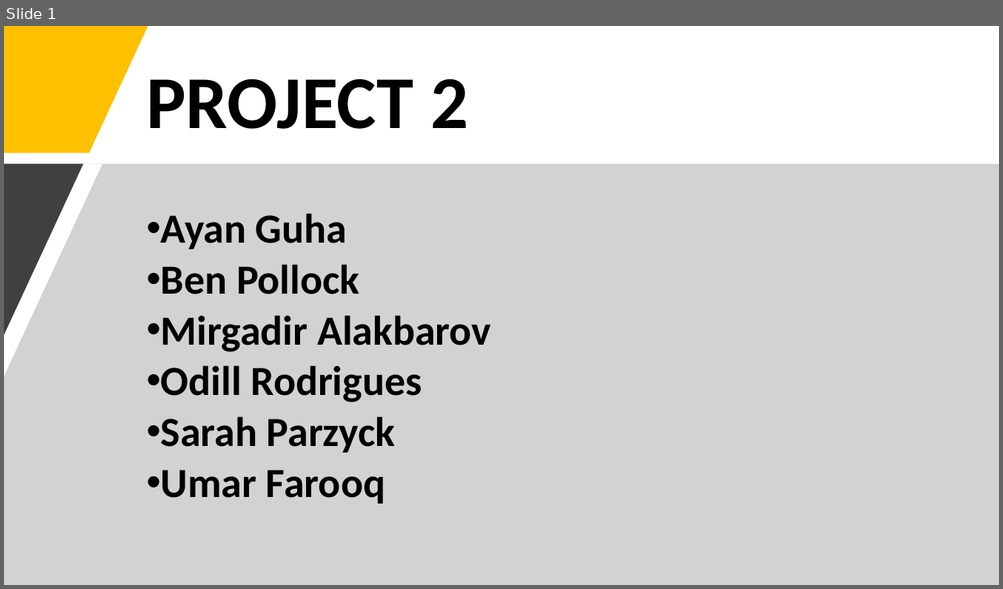
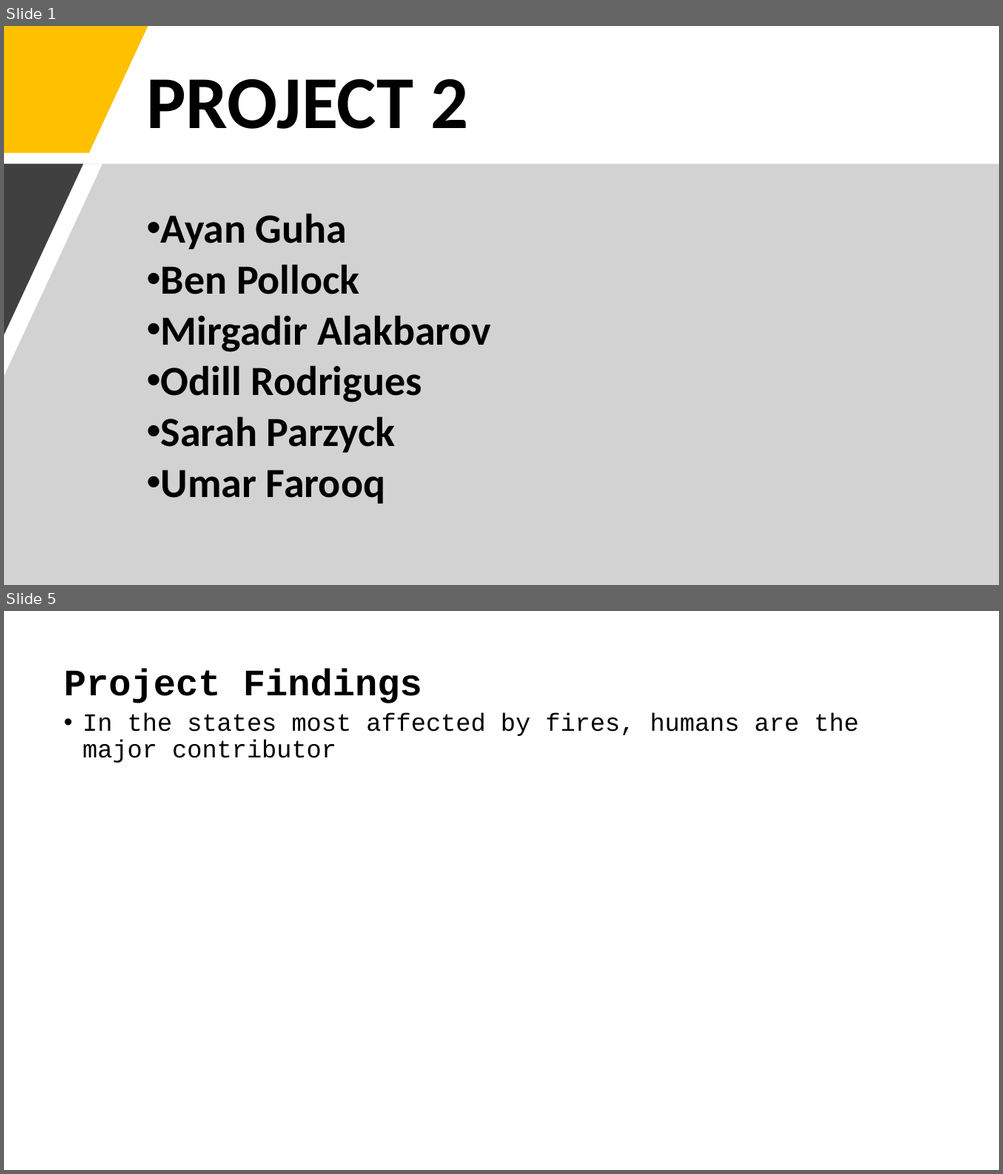
Before and after one commit to Mirgadir/Project_2, a slide deck: Project_2.pptx. Shown one above the other, each under a label of ours: slide 1 before the commit, slides 1 and 5 after it; the slides between them are not shown. The pictures are 1003x589 and 1003x1174 pixels, drawn with LibreOffice and Linux fonts; fonts in the diff are those of the drawing. Boxes give left, top, right and bottom in pixels: in the first picture for what was removed or moved away, otherwise in the second. Text is boxed around its words. In the diff, an @@ line names an element or a change of style, - is before the commit and + after.

```diff
--- a/Project_2.pptx
+++ b/Project_2.pptx
@@ slide 5 added at (4,611,999,1170), background #FFFFFF @@
@@ title added at (64,668,422,703), 36 pt, text #000000, bold @@
+Project Findings
@@ text added at (82,713,859,763), 24 pt, text #000000 @@
+• In the states most affected by fires, humans are the major contributor
```
Also in this commit, not shown: 3 slides changed, 1 other file.
